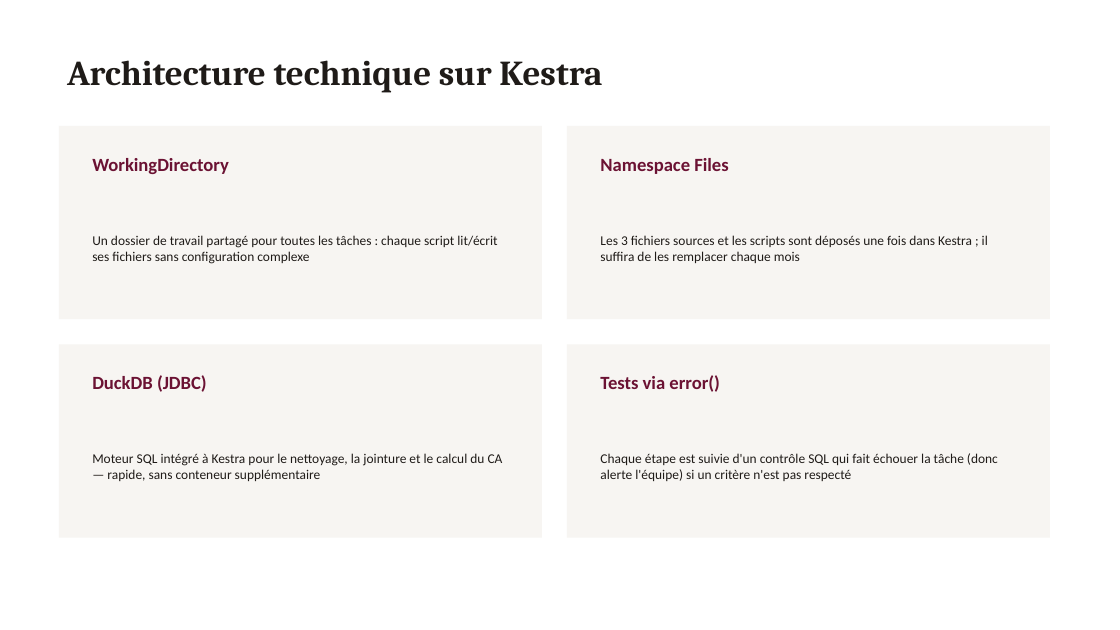
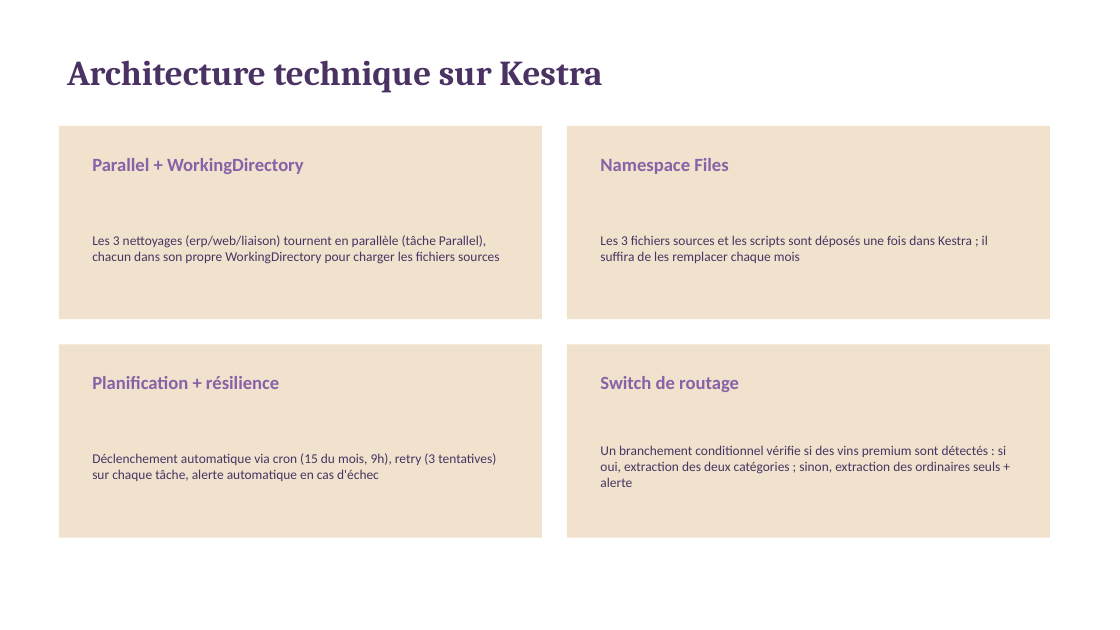
Before and after one commit to dorrazch-hue/bottleneck-data-pipeline, a slide deck: slide 5 of bottleneck_presentation.pptx. Drawn at 1120x630 pixels with LibreOffice and Linux fonts; fonts in the diff are those of the drawing. Boxes give left, top, right and bottom in pixels: in the first picture for what was removed or moved away, otherwise in the second. Text is boxed around its words. In the diff, an @@ line names an element or a change of style, - is before the commit and + after.

Commit message:
Presentation: nouvelles captures reelles (parallelisation + Switch)

```diff
--- a/bottleneck_presentation.pptx
+++ b/bottleneck_presentation.pptx
@@ text "Architecture technique sur Kestra" at [67,60,602,93]: text colour #1F1B18 to #4A3363 @@
@@ text "Namespace Files" at [600,158,728,174]: text colour #6B1233 to #8862A8 @@
@@ text at [92,158,304,174]: text changed; text colour #6B1233 to #8862A8 @@
-WorkingDirectory
+Parallel + WorkingDirectory
@@ text "Les 3 fichiers sources et ..." at [600,235,988,263]: text colour #1F1B18 to #4A3363 @@
@@ text at [92,235,499,264]: text changed; text colour #1F1B18 to #4A3363 @@
-Un dossier de travail partagé pour toutes les tâches : chaque script lit/écrit ses fichiers sans configuration complexe
+Les 3 nettoyages (erp/web/liaison) tournent en parallèle (tâche Parallel), chacun dans son propre WorkingDirectory pour charger les fichiers sources
@@ fill #F7F5F2 to #F0E2CC in 4 elements at [59,126,542,319], [567,126,1050,319], [59,344,542,538], [567,344,1050,538] @@
@@ text at [92,376,279,389]: text changed; text colour #6B1233 to #8862A8 @@
-DuckDB (JDBC)
+Planification + résilience
@@ text at [600,376,739,392]: text changed; text colour #6B1233 to #8862A8 @@
-Tests via error()
+Switch de routage
@@ text at [600,445,1006,487]: text changed; text colour #1F1B18 to #4A3363 @@
-Chaque étape est suivie d'un contrôle SQL qui fait échouer la tâche (donc alerte l'équipe) si un critère n'est pas respecté
+Un branchement conditionnel vérifie si des vins premium sont détectés : si oui, extraction des deux catégories ; sinon, extraction des ordinaires seuls + alerte
@@ text at [92,453,496,481]: text changed; text colour #1F1B18 to #4A3363 @@
-Moteur SQL intégré à Kestra pour le nettoyage, la jointure et le calcul du CA — rapide, sans conteneur supplémentaire
+Déclenchement automatique via cron (15 du mois, 9h), retry (3 tentatives) sur chaque tâche, alerte automatique en cas d'échec
```
Also in this commit, not shown: 6 other slides changed, 4 slides added, 2 slides removed.
